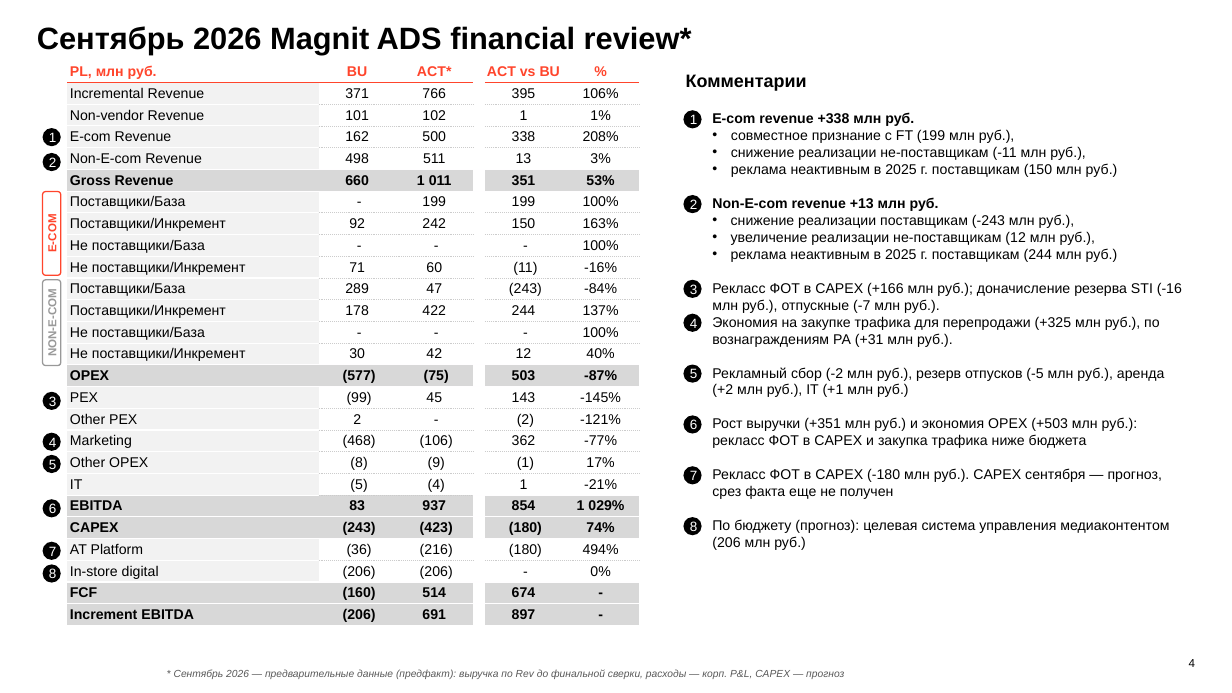
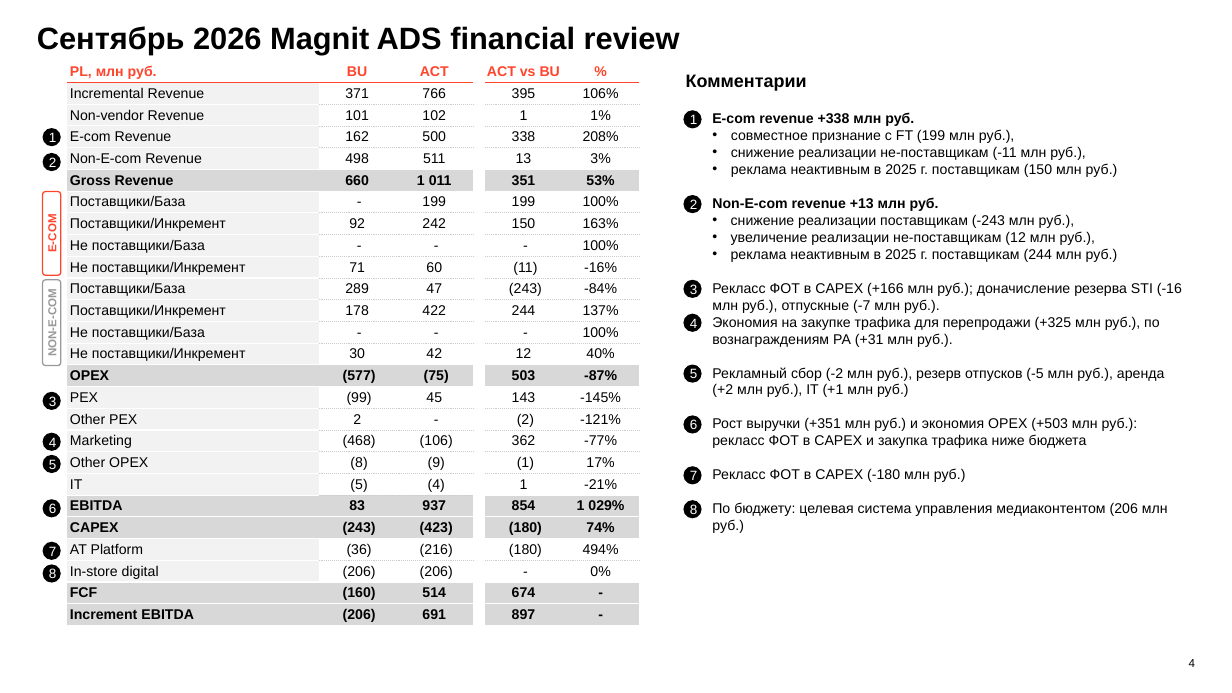
Before and after one commit to DenisMagnit/1, a slide deck: slide 4 of AdTech_MBR_September_prelim.pptx. Drawn at 1232x693 pixels with LibreOffice and Linux fonts; fonts in the diff are those of the drawing; background and template pictures are left out. Boxes give left, top, right and bottom in pixels: in the first picture for what was removed or moved away, otherwise in the second. Text is boxed around its words. In the diff, an @@ line names an element or a change of style, - is before the commit and + after.

```diff
--- a/AdTech_MBR_September_prelim.pptx
+++ b/AdTech_MBR_September_prelim.pptx
@@ text at bbox=[37, 26, 680, 54]: text changed @@
-Сентябрь 2026 Magnit ADS financial review*
+Сентябрь 2026 Magnit ADS financial review
@@ table at bbox=[67, 61, 638, 627] @@
-row 1, column 3: ACT*
+row 1, column 3: ACT
@@ text at bbox=[712, 468, 1168, 533]: text changed @@
-    • Рекласс ФОТ в CAPEX (-180 млн руб.). CAPEX сентября — прогноз, срез факта еще не получен
-    • По бюджету (прогноз): целевая система управления медиаконтентом (206 млн руб.)
+    • Рекласс ФОТ в CAPEX (-180 млн руб.)
+    • По бюджету: целевая система управления медиаконтентом (206 млн руб.)
@@ ellipse "8": place and size @@
-ellipse "8" at bbox=[684, 518, 702, 536]
+ellipse "8" at bbox=[684, 500, 702, 518]
@@ text removed at bbox=[174, 669, 844, 679] @@
-* Сентябрь 2026 — предварительные данные (предфакт): выручка по Rev до финальной сверки, расходы — корп. P&L, CAPEX — прогноз
```
Also in this commit, not shown: 6 other slides changed.
